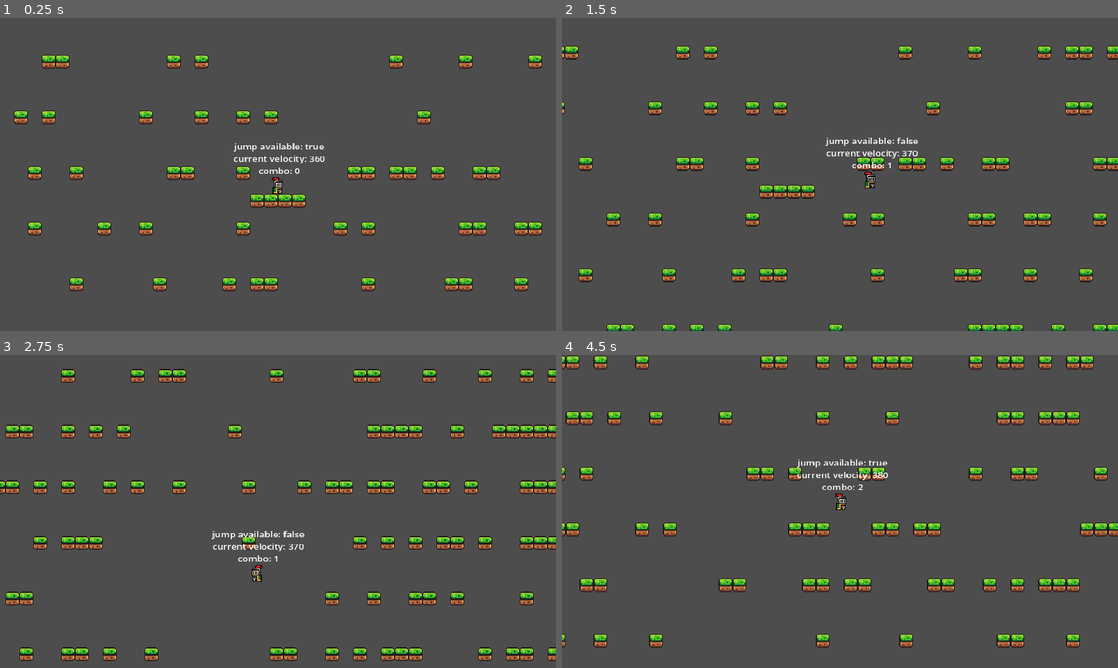
Above: before the commit, frames 1-4 (two rows, left to right).
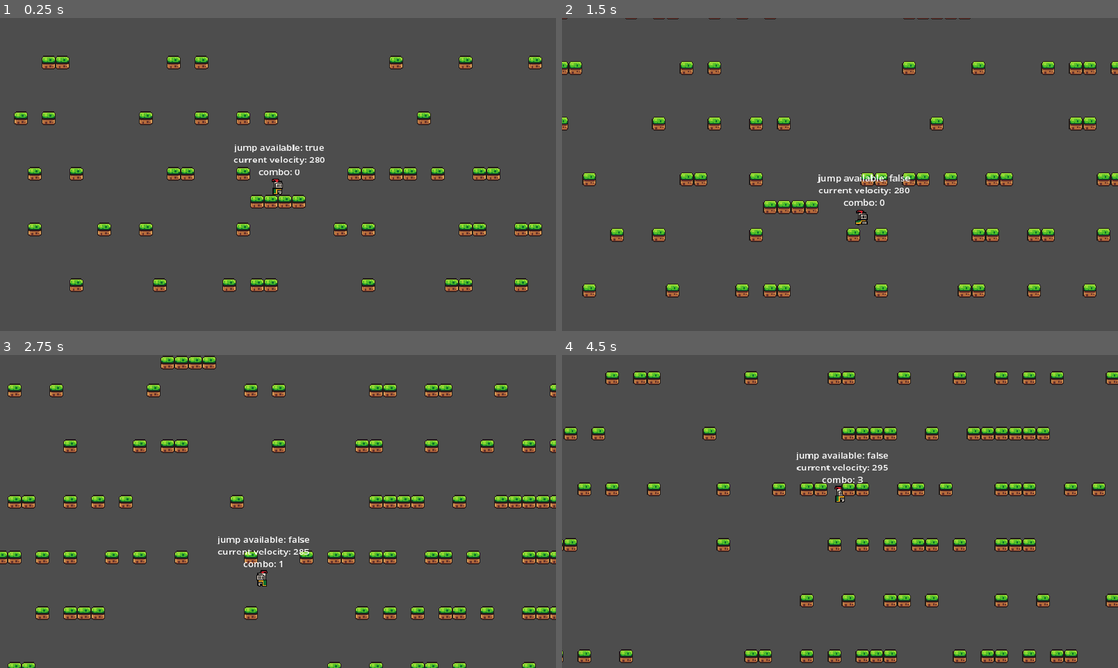
Above: after the commit, the same moments.

Repository: danielvogelsang/project-daydream
Game: Godot game, scene res://scenes/level/level/level.tscn
Same seed, same stepped clock (60 frames per second), same inputs: the game is played once before the commit and once after it.
Inputs:
- Up to frame 1 (0.25 s): no input
- Up to frame 2 (1.5 s): hold Space (jump) 0.53-1.28 s; hold D (right) from 0.53 s (still down); tap Space (jump) at 1.35 s
- Up to frame 3 (2.75 s): tap Space (jump) at 1.52, 1.82 s; release D (right) at 2.03 s; hold A (left) from 2.03 s (still down); hold Space (jump) from 2.03 s (still down)
- Up to frame 4 (4.5 s): release A (left) at 2.78 s; release Space (jump) at 2.78 s; hold D (right) 2.78-4.28 s; tap Space (jump) at 2.85, 3.02, 3.32, 4.35 s; hold Space (jump) 3.53-4.28 s; tap P (debug) at 4.15 s; hold A (left) from 4.28 s (still down)

The runs differ from the first frame. In frame 1, 4.0% of the frame differs, in the area x 2-98%, y 11-88%; in frame 2, 13%; in frame 3, 17%, in the area x 0-100%, y 0-100%; in frame 4, 17%.

Commit message:
tweaked some values and improved stomp

Diff:
--- a/scenes/player/player.gd
+++ b/scenes/player/player.gd
@@ -1,11 +1,11 @@
 extends CharacterBody2D
 
 const SPEED: float = 150.0
-const JUMP_VELOCITY: float = 360.0
+const JUMP_VELOCITY: float = 280.0
 const DIMINISHING_JUMP_VELOCITY: float = 0.5
-const GRAVITY: float = 1000.0
-const FALLING_GRAVITY: float = 1200.0
-const MAX_FALL_SPEED: float = 400.0
+const GRAVITY: float = 600.0
+const FALLING_GRAVITY: float = 900.0
+const MAX_FALL_SPEED: float = 350.0
 const APEX_THRESHOLD: int = 25
 const APEX_GRAVITY_MODIFIER: float = 0.5
 const AIR_RESISTANCE: float = 50
@@ -27,25 +27,30 @@
 var current_jump_velocity: float = JUMP_VELOCITY
 var current_air_resistance: float = 50
 var current_speed: float = SPEED
-var jump_available: bool = true
+var jump_available: bool = false
 var coyote_time: float = 0.2
+# velocity at which able to stomp
+var stomp_apex: float = 20.0
+# jump buffer
 var jump_buffer: float = 0.1
 var jump_buffer_timer: float = 0.0
+# jump combo system
 var perfect_jump_time: float = 0.2
 var perfect_jump_timer: float = 0.0
 var combo_counter: int = 0
 var combo_max: int = 10
-var combo_gain: float = 10.0
-var combo_air_resistance: float = 10
+var combo_gain: float = 5.0
+var combo_air_resistance: float = 20.0
 var can_combo: bool = false
 
-# DEBUGGING
+### DEBUGGING
 @onready var trail: Line2D = $Trail
 var max_points: int = 50 # trail max points before removing the last one
 
 # shows jump height in blocks (16 pixels each), not for setting jump height, ignores apex slowdown
 @export var jump_height: float = ( (JUMP_VELOCITY * JUMP_VELOCITY) / (2 * GRAVITY) ) / 16
 
+# no clip activates with debug button
 var no_clip: bool = false
 var no_clip_speed: float = 200.0
 
@@ -93,7 +98,7 @@
 	jump()
 
 	# stomp
-	if Input.is_action_just_pressed("down"):
+	if Input.is_action_just_pressed("down") and velocity.y > -stomp_apex:
 		velocity.y = MAX_FALL_SPEED
 
 func jump() -> void:
@@ -135,7 +140,7 @@
 	if velocity.y > MAX_FALL_SPEED:
 		velocity.y = MAX_FALL_SPEED
 
-	# smoothens fall at apex
+	# smoothens fall at apex of jump
 	if abs(velocity.y) < APEX_THRESHOLD and current_state == PlayerState.JUMPING:
 		velocity.y += (GRAVITY * APEX_GRAVITY_MODIFIER) * delta
 
